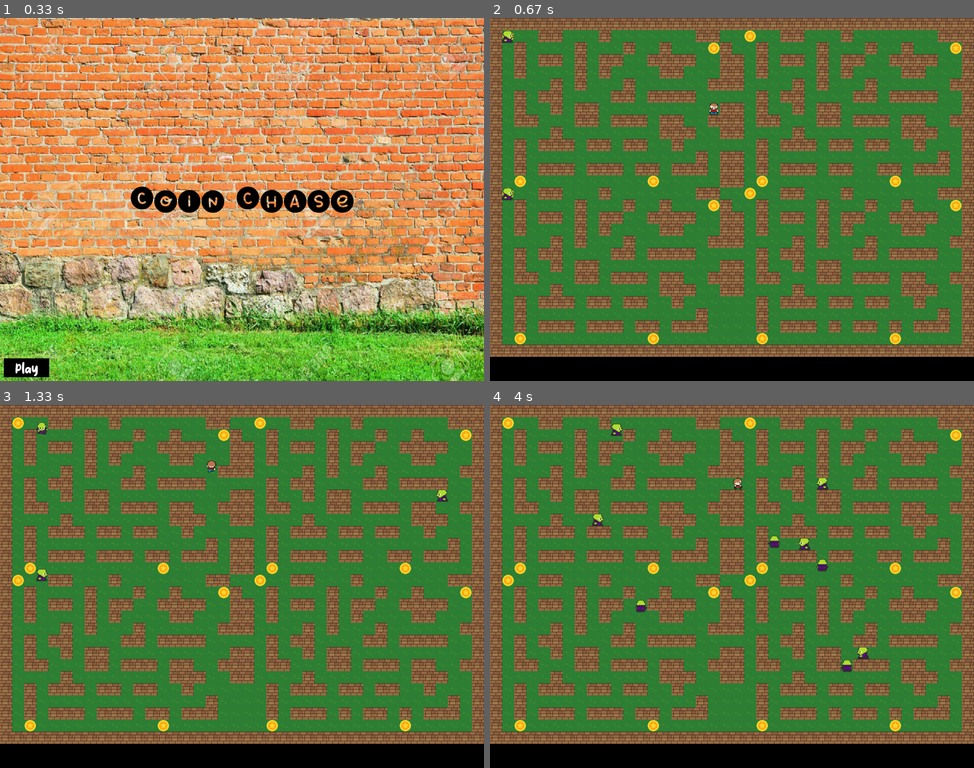
Above: before the commit, frames 1-4 (two rows, left to right).
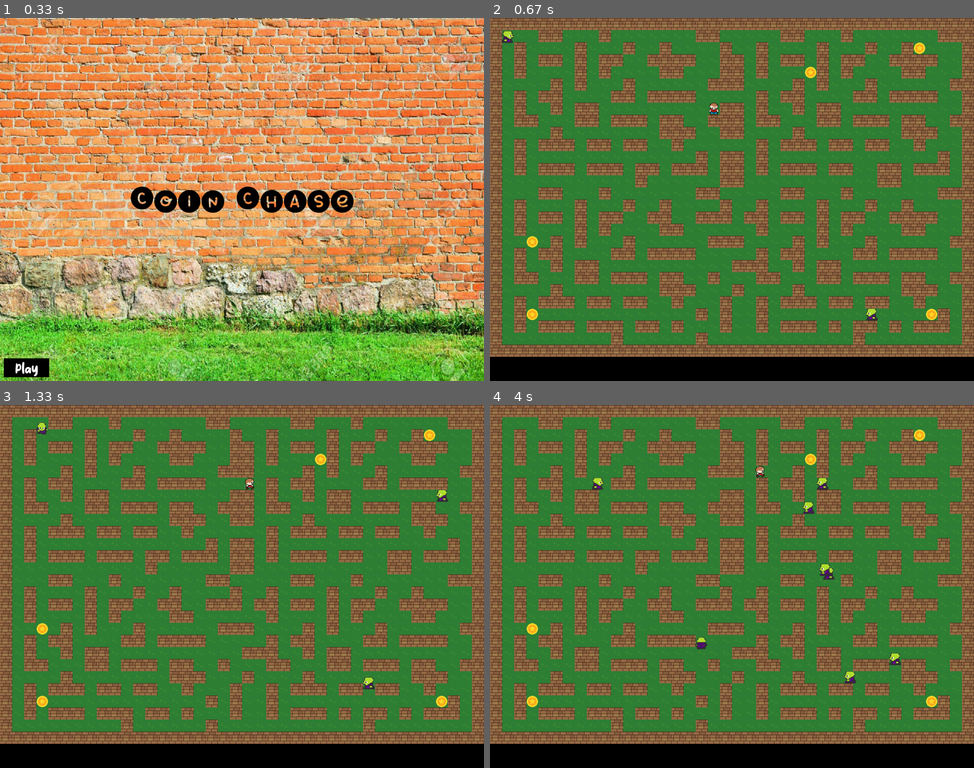
Above: after the commit, the same moments.

Repository: DannyCamacho/coin-chase-pygame
Game: pygame game, started from main.py
The game is run twice, just before and just after one commit, with the same random seed, the same clock (stepped at 60 frames per second) and the same inputs.
Inputs (mouse positions are in pixels of both pictures, inside the frame that each line leads up to):
- Up to frame 1 (0.33 s): no input
- Up to frame 2 (0.67 s): click (514, 366) at 0.38 s
- Up to frame 3 (1.33 s): tap A at 0.67 s; tap E at 1.07 s
- Up to frame 4 (4 s): tap E at 1.37, 1.57, 1.9, 2.2, 3.05 s; tap A at 1.98, 3.38 s; hold Left 2.33-2.87 s; hold Down 2.9-3.2 s; hold Left 3.23-3.63 s

Frame 1 is identical in both runs. In frame 2, 3.3% of the frame differs, in the area x 2-98%, y 3-91%; in frame 3, 3.5%; in frame 4, 4.3%.

Commit message:
adjustments to tilemap

Diff:
--- a/config.py
+++ b/config.py
@@ -24,10 +24,10 @@
 
 tilemap = [
     'BBBBBBBBBBBBBBBBBBBBBBBBBBBBBBBBBBBBBBBB',
-    'BT..BB...B.......BB..T..BB...B.......BBB',
-    'BEB....B...B..B...TB..B....B...B..B...TB',
+    'B...BB...B.......BB.....BB...B.......BBB',
+    'BEB....B...B..B....B..B....B...B..BT...B',
     'B.B.BB.B.BB..BBBB..BB.B.BB.B.BB..BBBB..B',
-    'B.B....B.B....BB...BB.B....B.B....BB...B',
+    'B.B....B.B....BB...BB.B...TB.B....BB...B',
     'B....B.B...B......BBB....B.B...B......BB',
     'B.B.BB....BB.BBBB.....B.BB....BB.BBBB..B',
     'B.B..B.BB.........PBB.B..B.BB..........B',
@@ -36,19 +36,19 @@
     'B.B.BBB.BB.BB..B......B.BBB.BB.BB..B...B',
     'B.B..............B.BB.B..............B.B',
     'B.B.BBB.BBB.BB.BBB.BB.B.BBB.BB..BB.BBB.B',
-    'B.T..........T.....BB.T..........T.....B',
-    'BT..BB...B.......BB..T..BB...B.......BBB',
-    'BEB....B...B..B...TB..B....B...B..B...TB',
-    'B.B.BB.B.BB..BBBB..BB.B.BB.B.BB..BBBB..B',
-    'B.B....B.B....BB...BB.B....B.B....BB...B',
-    'B....B.B...B......BBB....B.B...B......BB',
+    'B...........B......BB...........BB.....B',
+    'B...BB...B.......BB.....BB...B.......BBB',
+    'B.B....B...B..B....B..B....B...B..B....B',
+    'B.B.BB.B.BB..BB..BBB.BB.BB.B.BB..BBBB..B',
+    'B.B....B.B....BB......B....B.B....BB...B',
+    'B..T.B.B...B......BBB....B.B...B......BB',
     'B.B.BB....BB.BBBB.....B.BB....BB.BBBB..B',
-    'B.B..B.BB..........BB.B..B.BB..........B',
-    'B.BB...BB.BBB.BB..BBB.BB...BB.BBB.BB..BB',
-    'B....B........BBB..BB....B........BBB..B',
-    'B.B.BBB.BB.BB..B......B.BBB.BB.BB..B...B',
-    'B.B..............B....B..............B.B',
-    'B.B.BBB.BBB.BB.BBB....B.BBB.B.BB.B.BBB.B',
-    'B.T..........T........T..........T.....B',
+    'B.B..B.BB...........BBB..B.BB..........B',
+    'B.BB...BB.BBB.BB..B...BB...BB.BBB.BB..BB',
+    'B....B........BBB...B....B........BBB..B',
+    'B.B.BBB.BB.BB..B...B..B.BBB.BB.BB..B...B',
+    'B.BT.............B.B..B.........E...TB.B',
+    'B.B.BBB.BBB.BB.B...B..B.BBB.B.BB.B.BBB.B',
+    'B.........B......B............B........B',
     'BBBBBBBBBBBBBBBBBBBBBBBBBBBBBBBBBBBBBBBB',
 ]
